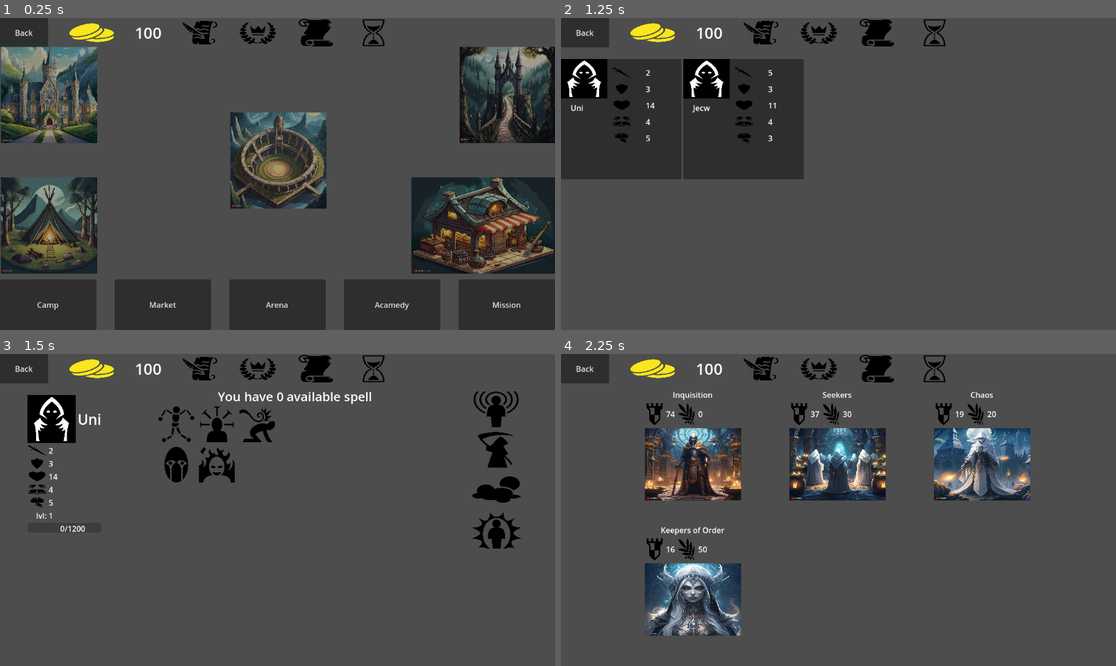
Above: before the commit, frames 1-4 (two rows, left to right).
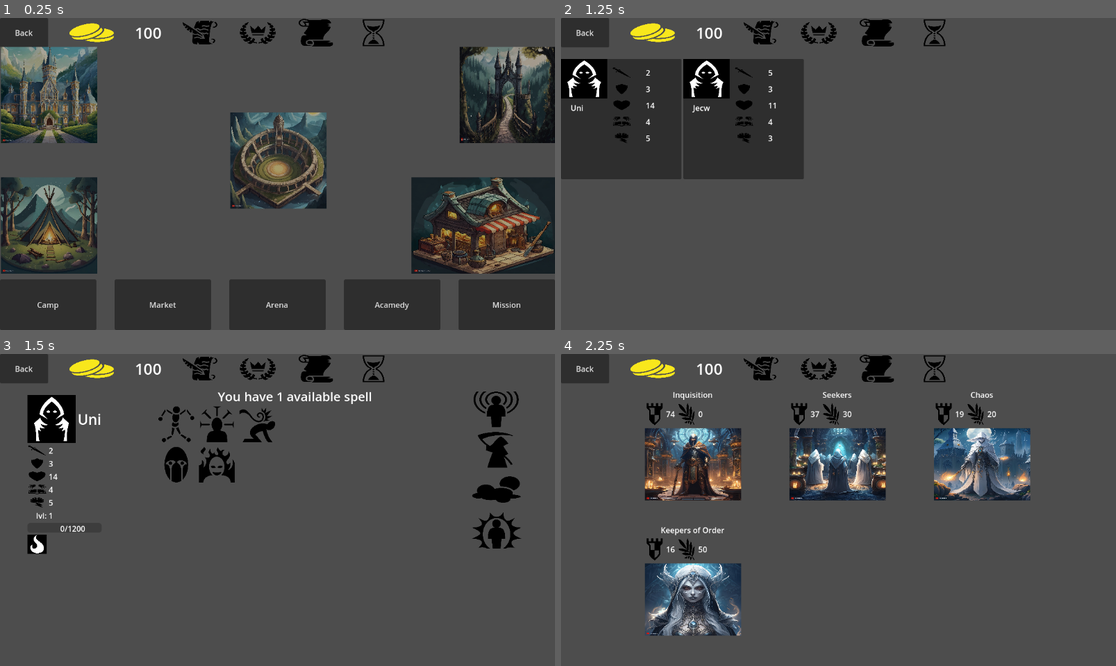
Above: after the commit, the same moments.

Repository: ualisars/ManagementPrototype
Game: Godot game, scene res://Interface/General/player_interface.tscn
The game is run twice, just before and just after one commit, with the same random seed, the same clock (stepped at 60 frames per second) and the same inputs.
Inputs (mouse positions are in pixels of both pictures, inside the frame that each line leads up to):
- Up to frame 1 (0.25 s): no input
- Up to frame 2 (1.25 s): click "Camp" at 0.5 s
- Up to frame 3 (1.5 s): move the mouse to (61, 453) at 1.27 s; press the mouse at (61, 453) at 1.28 s
- Up to frame 4 (2.25 s): tap Enter at 2 s; move the mouse to (816, 369) at 2.02 s; release the mouse at (816, 369) at 2.03 s; click (816, 369) at 2.1 s

Frames 1-2 are identical in both runs. In frame 3, 0.2% of the frame differs, in the area x 4-52%, y 12-65%; in frame 4, nothing differs.

Commit message:
add default spell

Diff:
--- a/Characters/characteristic.gd
+++ b/Characters/characteristic.gd
@@ -13,7 +13,7 @@
 var is_belongs_to_player: int
 var concentration: int
 var learnt_spells: Array = []
-var available_spell_number: int = 0
+var available_spell_number: int = 2
 var available_level_ups: int = 0
 
 var level: int = 1
@@ -44,6 +44,8 @@
 
 	cost = health + attack + defense + concentration + cast_speed
 
+	add_default_spell()
+
 func add_id(new_id: int) -> void:
 	id = new_id
 
@@ -53,7 +55,7 @@
 func add_belonging_to_player(is_player: bool) -> void:
 	is_belongs_to_player = is_player
 
-func learn_spell(spell: Node) -> void:
+func learn_spell(spell: CharacterSpell) -> void:
 	if available_spell_number > 0 and not is_spell_learnt(spell):
 		learnt_spells.append(spell)
 		available_spell_number -= 1
@@ -73,3 +75,10 @@
 		if spell.spell_name == learnt_spell.spell_name:
 			return true
 	return false
+
+func add_default_spell() -> void:
+	if not Spells.get_spell_by_name("fireball"):
+		Spells.init_spells()
+
+	var fireball: CharacterSpell = Spells.get_spell_by_name("fireball")
+	learn_spell(fireball)
--- a/World/Messenger.gd
+++ b/World/Messenger.gd
@@ -24,7 +24,7 @@
 
 signal SPELL_ICON_MOUSE_EXITED
 
-signal SPELL_LEARNT(spell: Node)
+signal SPELL_LEARNT(spell: CharacterSpell)
 
 signal NEW_SCENE_OPENED(scene_file_path: String)
 
--- a/World/spells.gd
+++ b/World/spells.gd
@@ -19,6 +19,9 @@
 	init_spells()
 
 func init_spells():
+	if spells.size() > 0:
+		return
+
 	fireball.init(
 		"Fireball",
 		"Elemental",
@@ -141,4 +144,4 @@
 
 
 func get_spell_by_name(spell_name: String) -> CharacterSpell:
-	return spells[spell_name]
+	return spells.get(spell_name)
